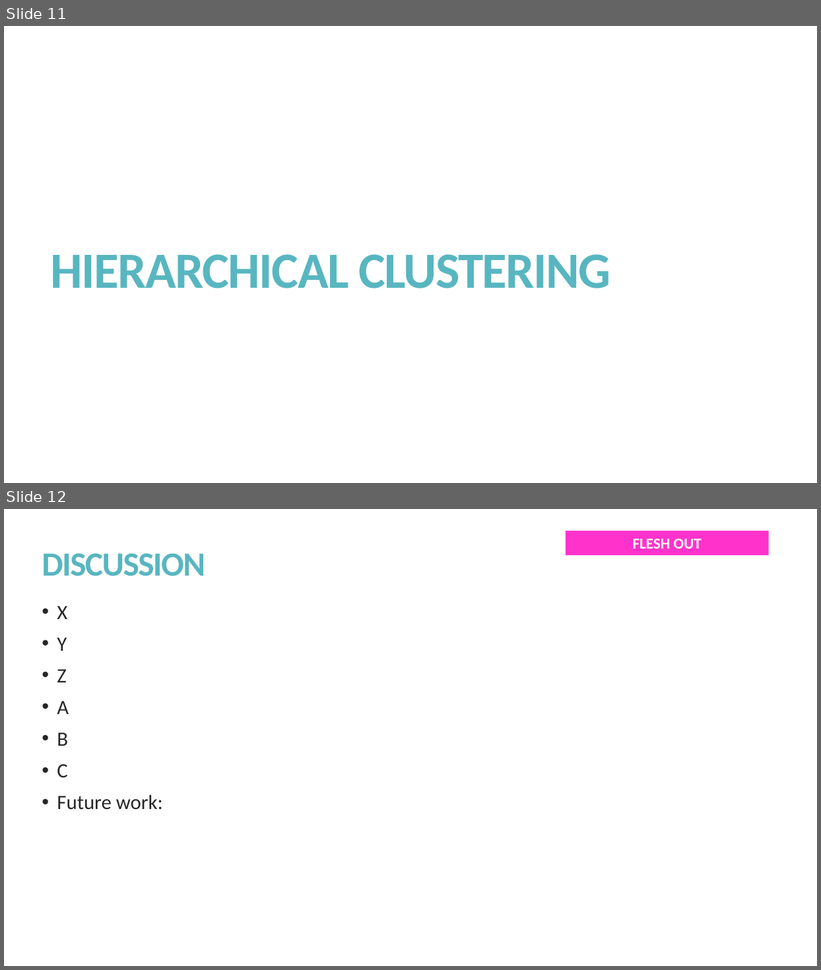
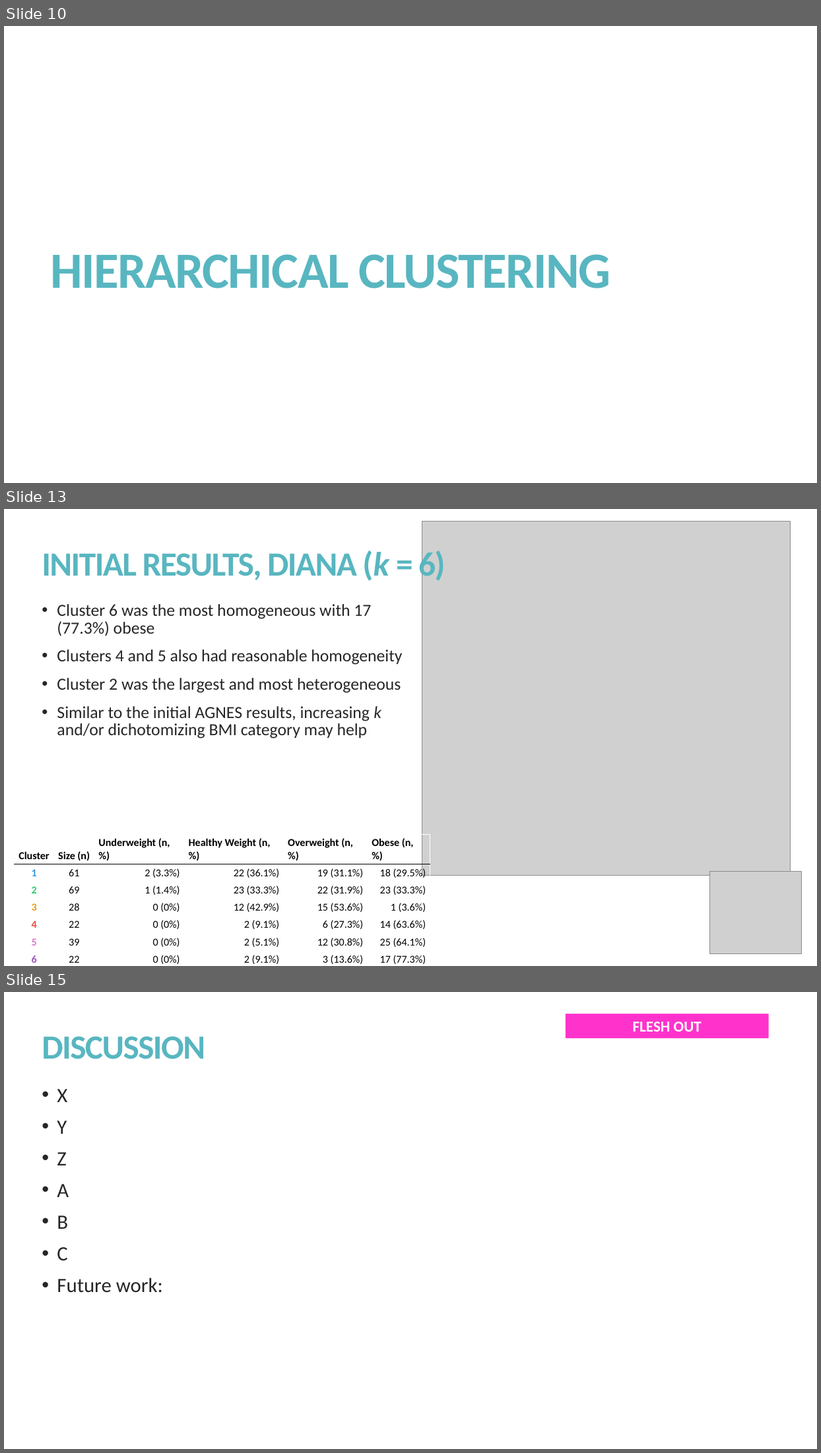
Before and after one commit to kmprioliPROF/CSC_8515_Final_Project, a slide deck: presentation/Prioli_presentation.pptx. Shown one above the other, each under a label of ours: slides 11 and 12 before the commit, slides 10, 13 and 15 after it; the slides between them are not shown. The pictures are 821x970 and 821x1453 pixels, drawn with LibreOffice and Linux fonts; fonts in the diff are those of the drawing; grey boxes stand for pictures. Boxes give left, top, right and bottom in pixels: in the first picture for what was removed or moved away, otherwise in the second. Text is boxed around its words. In the diff, an @@ line names an element or a change of style, - is before the commit and + after.

```diff
--- a/presentation/Prioli_presentation.pptx
+++ b/presentation/Prioli_presentation.pptx
@@ slide 13 added at [4, 509, 817, 966], background #FFFFFF @@
@@ picture added at [422, 521, 791, 875] @@
@@ title added at [42, 548, 445, 584], 40 pt, text #58B6C0, bold @@
+INITIAL RESULTS, DIANA (k = 6)
@@ text added at [57, 604, 402, 739], 20 pt, text #262626 @@
+• Cluster 6 was the most homogeneous with 17 (77.3%) obese
+• Clusters 4 and 5 also had reasonable homogeneity
+• Cluster 2 was the largest and most heterogeneous
+• Similar to the initial AGNES results, increasing k and/or dichotomizing BMI category may help
@@ table added at [15, 835, 430, 966], 7 rows, 6 columns @@
+Cluster | Size (n) | Underweight (n, %) | Healthy Weight (n, %) | Overweight (n, %) | Obese (n, %)
+1 | 61 | 2 (3.3%) | 22 (36.1%) | 19 (31.1%) | 18 (29.5%)
+2 | 69 | 1 (1.4%) | 23 (33.3%) | 22 (31.9%) | 23 (33.3%)
+3 | 28 | 0 (0%) | 12 (42.9%) | 15 (53.6%) | 1 (3.6%)
+4 | 22 | 0 (0%) | 2 (9.1%) | 6 (27.3%) | 14 (63.6%)
+5 | 39 | 0 (0%) | 2 (5.1%) | 12 (30.8%) | 25 (64.1%)
+6 | 22 | 0 (0%) | 2 (9.1%) | 3 (13.6%) | 17 (77.3%)
@@ picture added at [710, 871, 801, 955] @@
@@ what was slide 11 is now slide 10 @@
@@ what was slide 12 is now slide 15 @@
```
Also in this commit, not shown: 3 slides changed, 2 other slides added, 2 other files.
